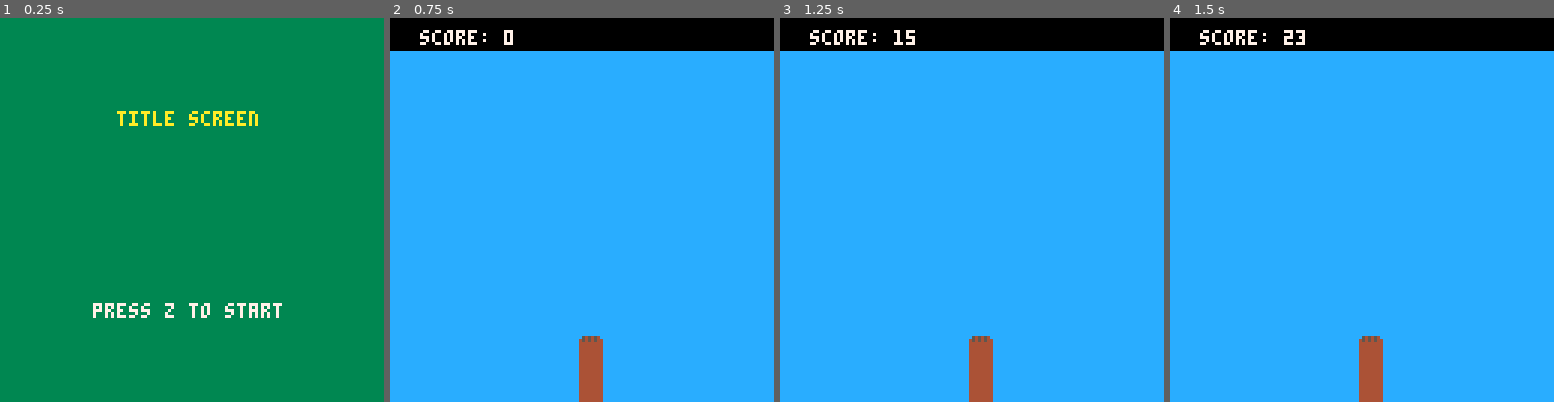
Above: before the commit, frames 1-4 (left to right).
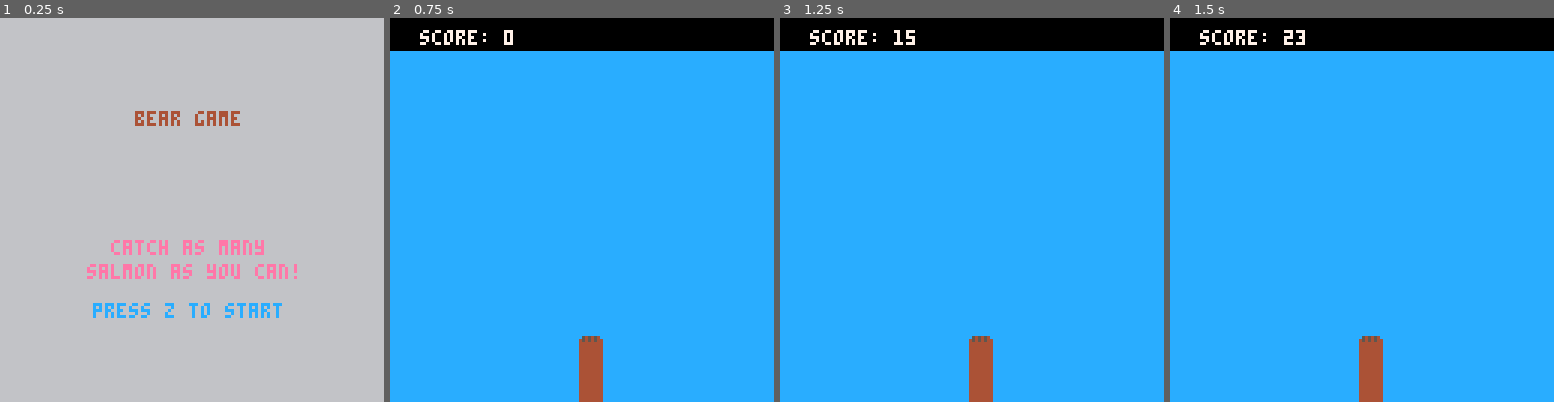
Above: after the commit, the same moments.

Repository: kirsty-gasston/bear-game
Game: PICO-8 cartridge bear-game.p8
The game is run twice, just before and just after one commit, with the same random seed, the same clock (stepped at 60 frames per second) and the same inputs.
Inputs:
- Up to frame 1 (0.25 s): no input
- Up to frame 2 (0.75 s): tap O (Z key) at 0.7 s
- Up to frame 3 (1.25 s): no input
- Up to frame 4 (1.5 s): no input

The runs differ from the first frame. In frame 1, 100% of the frame differs, in the area x 0-100%, y 0-100%; in frame 2, nothing differs; in frame 3, nothing differs; in frame 4, nothing differs.

Commit message:
starting to customise the title screen

Diff:
--- a/bear-game.p8
+++ b/bear-game.p8
@@ -50,11 +50,16 @@
 
 -- draw functions
 function titledraw()
-	local titletxt = "title screen"
+	local titletxt = "bear game"
+ local instructtxt = "catch as many"
+ local instructtxt2 = " salmon as you can!"
 	local starttxt = "press z to start"
-	rectfill(0,0,screenwidth, screenheight, 3)
-	print(titletxt, hcenter(titletxt), screenheight/4, 10)
-	print(starttxt, hcenter(starttxt), (screenheight/4)+(screenheight/2),7)
+	rectfill(0,0,screenwidth, screenheight, 6)
+	print(titletxt, hcenter(titletxt), screenheight/4, 4)
+ print(instructtxt, hcenter(instructtxt), (screenheight/4)+(screenheight/3), 14)
+ print(instructtxt2, hcenter(instructtxt2), (screenheight/4)+(screenheight/2.5), 14)
+	print(starttxt, hcenter(starttxt), (screenheight/4)+(screenheight/2),12)
+
 end
 
 function gamedraw()
